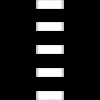
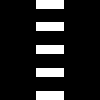
Before/after of a 100px x 100px layered artwork. What changed in the layer stack:
added layer "Rectangle 6" above "Rectangle 5" over [36, 91, 64, 100]
added layer "Rectangle 5" above "Rectangle 4" over [36, 68, 64, 77]
added layer "Rectangle 4" above "Rectangle 3" over [36, 45, 64, 54]
added layer "Rectangle 3" above "Rectangle 2" over [36, 22, 64, 31]
added layer "Rectangle 2" above "Layer 1 copy 3" over [36, 0, 64, 9]
